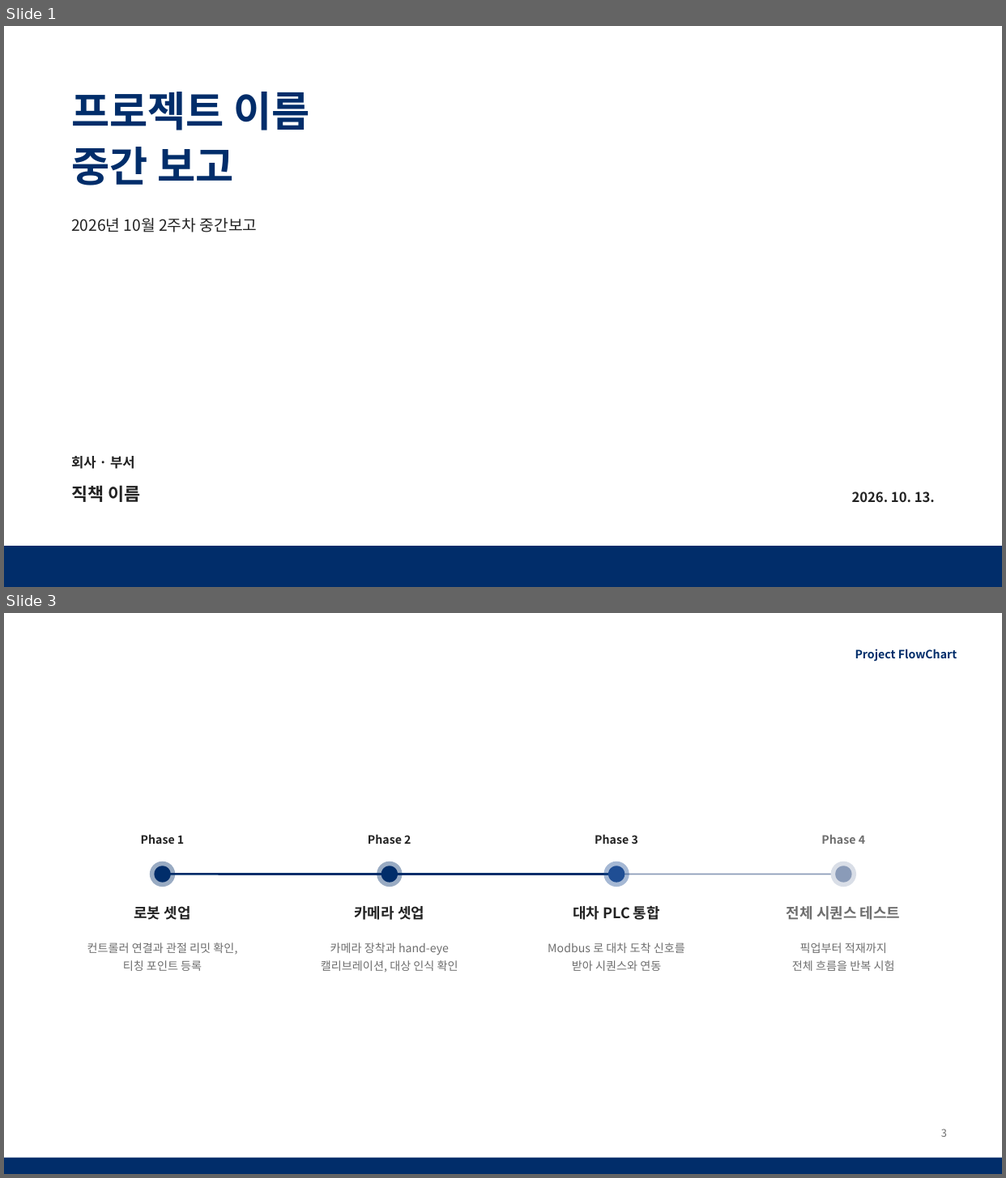
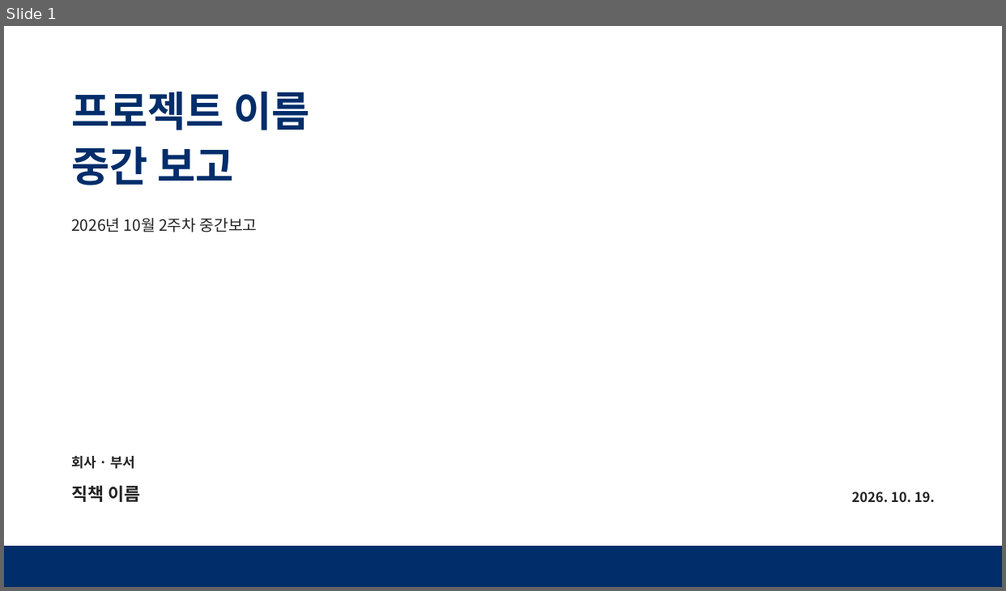
Before and after one commit to chanyee725/PPT-Template, a slide deck: templates/interim-report.pptx. Shown one above the other, each under a label of ours: slides 1 and 3 before the commit, slide 1 after it; the slides between them are not shown. The pictures are 1006x1178 and 1006x591 pixels, drawn with LibreOffice and Linux fonts; fonts in the diff are those of the drawing. Boxes give left, top, right and bottom in pixels: in the first picture for what was removed or moved away, otherwise in the second. Text is boxed around its words. In the diff, an @@ line names an element or a change of style, - is before the commit and + after.

```diff
--- a/templates/interim-report.pptx
+++ b/templates/interim-report.pptx
@@ slide 3 removed at box(4, 613, 1002, 1174), background #FFFFFF @@
@@ text removed at box(855, 649, 957, 662) @@
-Project FlowChart
@@ text removed at box(141, 834, 184, 844) @@
-Phase 1
@@ text removed at box(368, 834, 411, 844) @@
-Phase 2
@@ text removed at box(594, 834, 638, 844) @@
-Phase 3
@@ text removed at box(821, 835, 865, 844) @@
-Phase 4
@@ ellipse removed at box(150, 862, 176, 887) @@
@@ ellipse removed at box(155, 866, 171, 883) @@
@@ line removed from (163, 875) to (844, 875) @@
@@ line removed from (163, 875) to (616, 875) @@
@@ ellipse removed at box(377, 862, 403, 887) @@
@@ ellipse removed at box(381, 866, 398, 883) @@
@@ ellipse removed at box(603, 862, 629, 887) @@
@@ ellipse removed at box(608, 866, 624, 883) @@
@@ ellipse removed at box(831, 862, 857, 887) @@
@@ ellipse removed at box(836, 866, 852, 883) @@
@@ text removed at box(134, 906, 191, 920) @@
-로봇 셋업
@@ text removed at box(354, 906, 424, 920) @@
-카메라 셋업
@@ text removed at box(573, 906, 660, 920) @@
-대차 PLC 통합
@@ text removed at box(786, 906, 901, 920) @@
-전체 시퀀스 테스트
@@ text removed at box(87, 943, 237, 971) @@
-컨트롤러 연결과 관절 리밋 확인,
-티칭 포인트 등록
@@ text removed at box(321, 943, 458, 973) @@
-카메라 장착과 hand-eye
-캘리브레이션, 대상 인식 확인
@@ text removed at box(548, 943, 685, 971) @@
-Modbus 로 대차 도착 신호를
-받아 시퀀스와 연동
@@ text removed at box(792, 943, 895, 971) @@
-픽업부터 적재까지
-전체 흐름을 반복 시험
@@ page number removed at box(941, 1129, 947, 1137) @@
-3
@@ rectangle removed at box(4, 1158, 1002, 1174) @@
@@ slide 1 changed as well @@
@@ text at box(852, 492, 935, 502): text changed @@
-2026. 10. 13.
+2026. 10. 19.
```
Also in this commit, not shown: 2 other slides changed, 12 slides added, 6 other slides removed, 1 other file.
